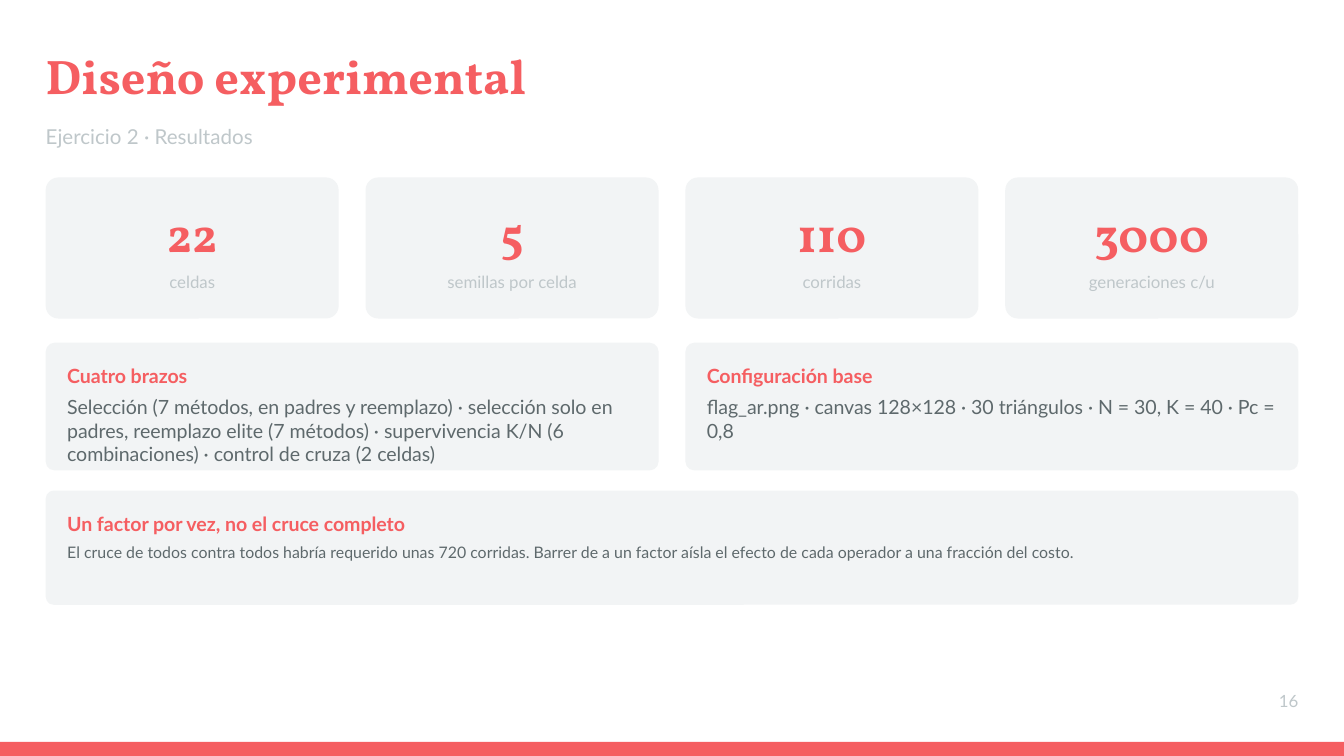
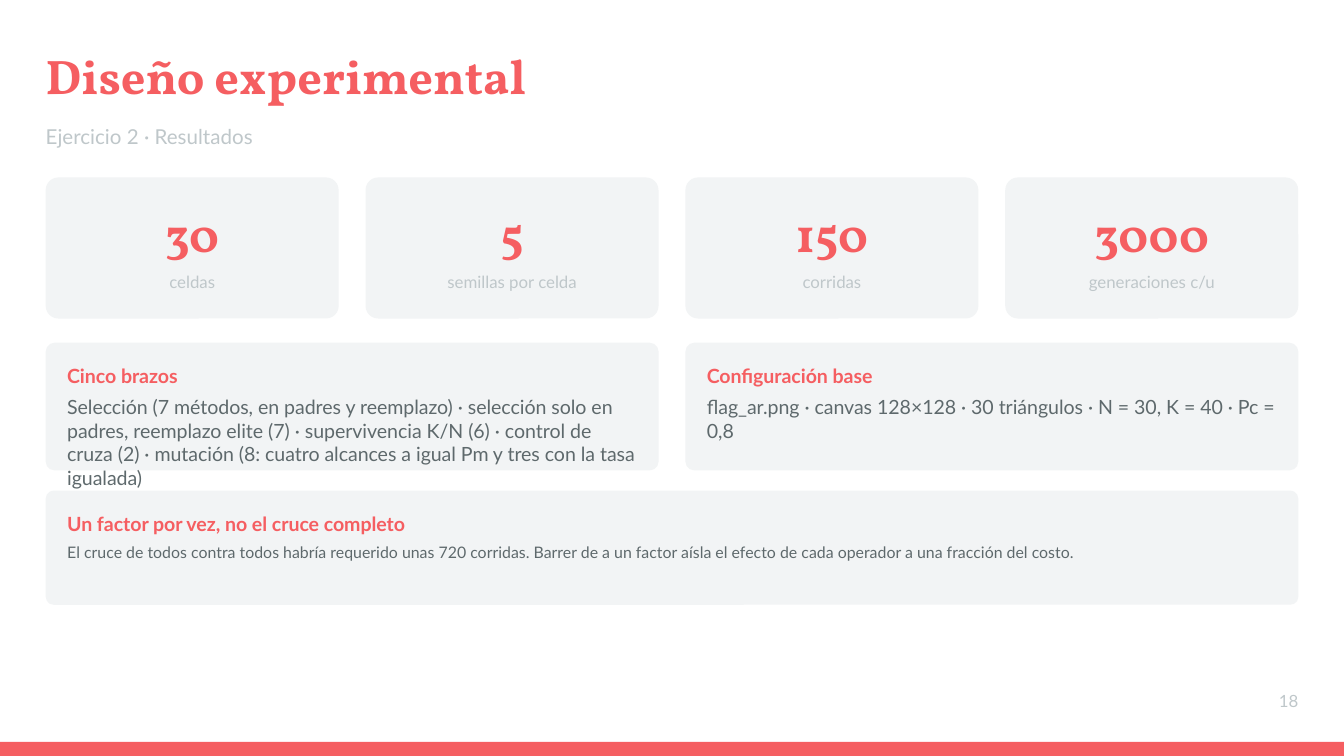
Before and after one commit to ldicandia/SIA-G3, a slide deck: slide 18 of TP2/docs/Presentacion.pptx (slide 16 before the commit). Drawn at 1344x756 pixels with LibreOffice and Linux fonts; fonts in the diff are those of the drawing. Boxes give left, top, right and bottom in pixels: in the first picture for what was removed or moved away, otherwise in the second. Text is boxed around its words. In the diff, an @@ line names an element or a change of style, - is before the commit and + after.

```diff
--- a/TP2/docs/Presentacion.pptx
+++ b/TP2/docs/Presentacion.pptx
@@ text at <box>165,227,219,261</box>: text changed @@
-22
+30
@@ text at <box>796,225,868,261</box>: text changed @@
-110
+150
@@ text at <box>67,368,635,489</box>: text changed @@
-Cuatro brazos
-Selección (7 métodos, en padres y reemplazo) · selección solo en padres, reemplazo elite (7 métodos) · supervivencia K/N (6 combinaciones) · control de cruza (2 celdas)
+Cinco brazos
+Selección (7 métodos, en padres y reemplazo) · selección solo en padres, reemplazo elite (7) · supervivencia K/N (6) · control de cruza (2) · mutación (8: cuatro alcances a igual Pm y tres con la tasa igualada)
@@ text at <box>1279,695,1299,707</box>: text changed @@
-16
+18
```
Also in this commit, not shown: 26 other slides changed, 6 slides added, 7 other files.
